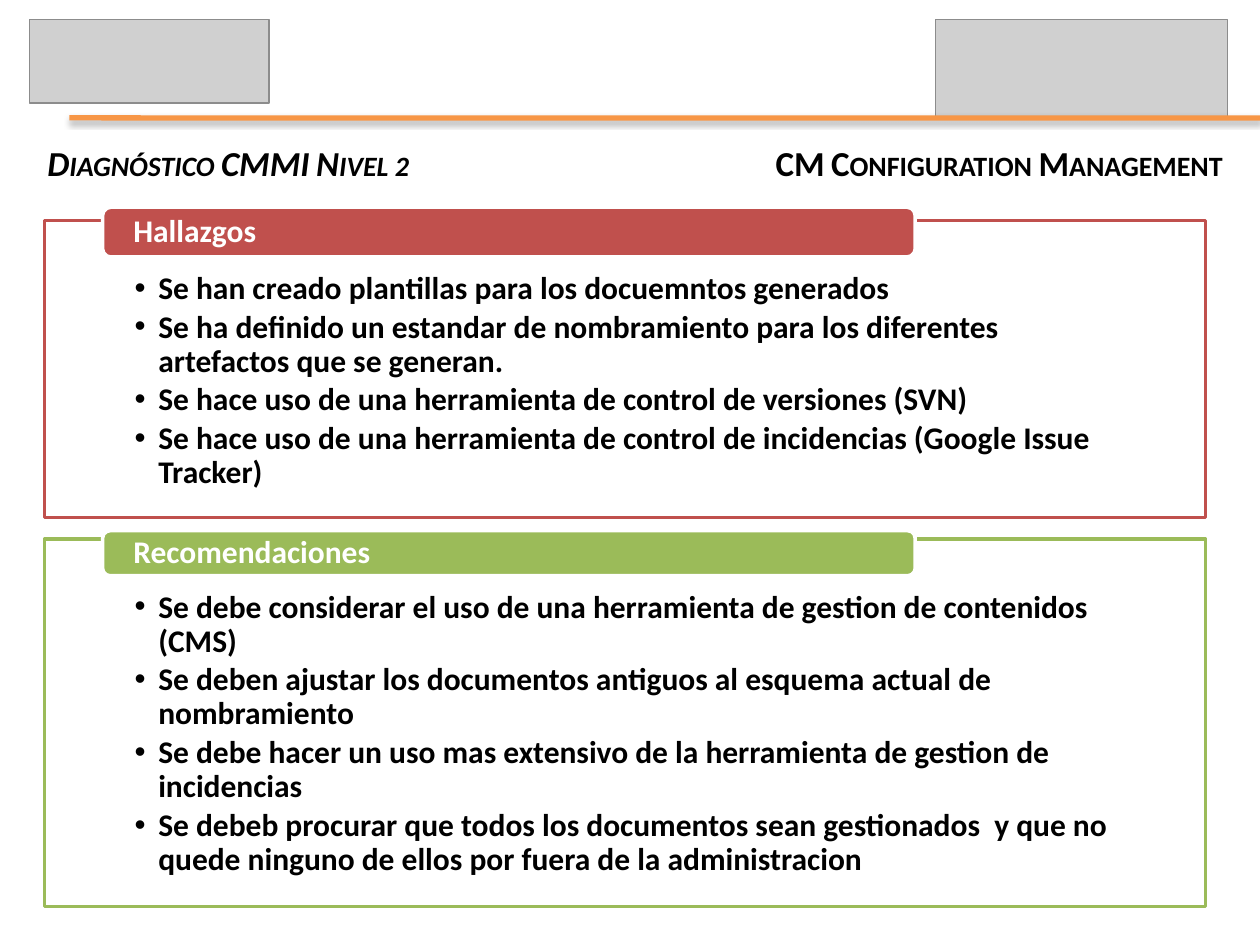
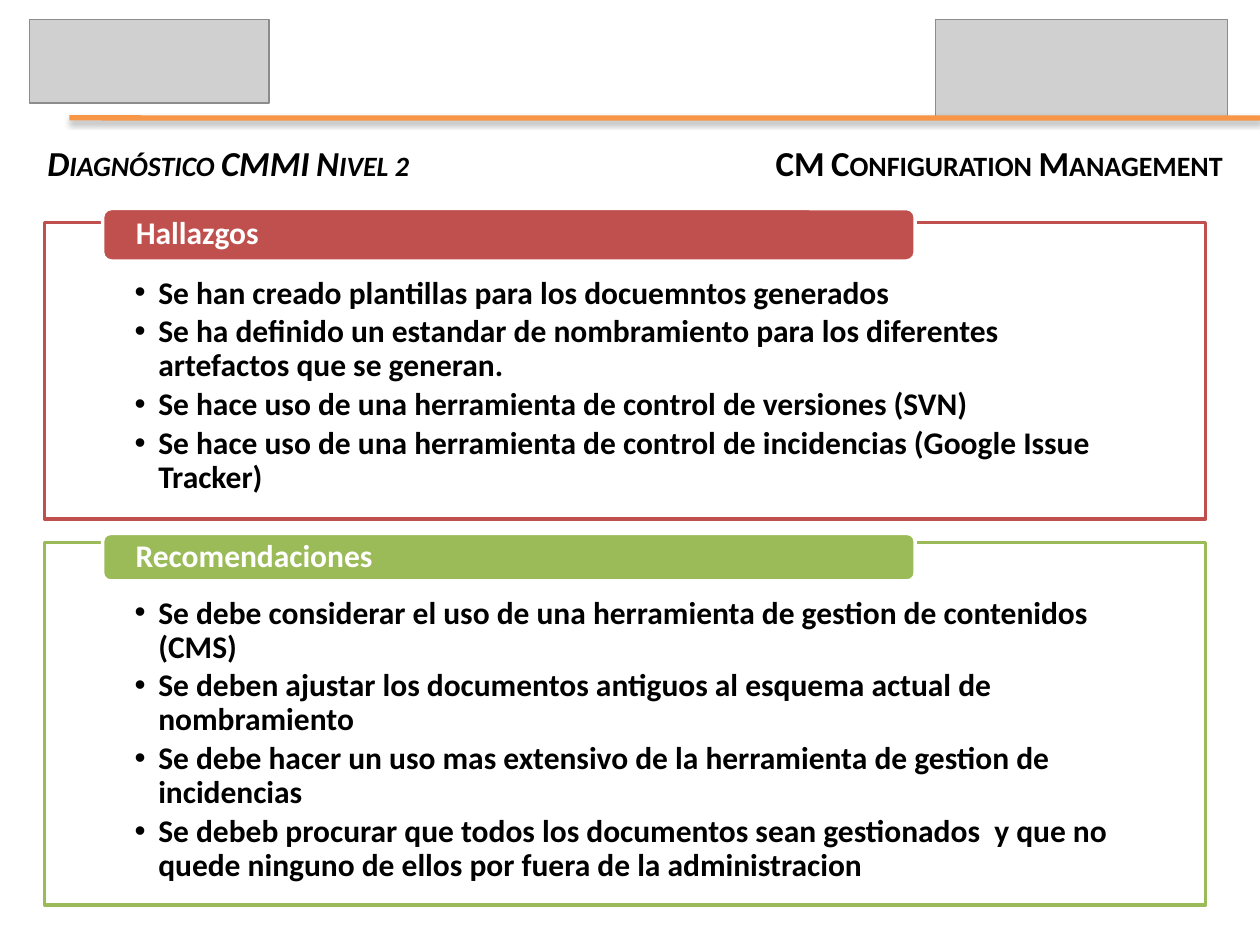
Before and after one commit to leseroth/ingenium-managment, a slide deck: slide 6 of CSOF5104 Mejoramiento de Procesos de SW/PresentacionFinal/1130PresentacionFinal.pptx. Drawn at 1260x945 pixels with LibreOffice and Linux fonts; fonts in the diff are those of the drawing; grey boxes stand for pictures. Boxes give left, top, right and bottom in pixels: in the first picture for what was removed or moved away, otherwise in the second. Text is boxed around its words. In the diff, an @@ line names an element or a change of style, - is before the commit and + after.

```diff
--- a/CSOF5104 Mejoramiento de Procesos de SW/PresentacionFinal/1130PresentacionFinal.pptx
+++ b/CSOF5104 Mejoramiento de Procesos de SW/PresentacionFinal/1130PresentacionFinal.pptx
@@ text "Se han creado plantillas para ..." moved from (x1=158, y1=277, x2=1089, y2=488) to (x1=158, y1=282, x2=1089, y2=493) @@
@@ rounded rectangle moved from (x1=102, y1=530, x2=915, y2=576) to (x1=102, y1=533, x2=915, y2=581) @@
@@ text "Recomendaciones" moved from (x1=133, y1=541, x2=370, y2=563) to (x1=136, y1=545, x2=373, y2=567) @@
@@ text "Se debe considerar el uso ..." moved from (x1=158, y1=596, x2=1107, y2=876) to (x1=158, y1=602, x2=1107, y2=882) @@
```
Also in this commit, not shown: 5 other slides changed, 3 slides added.
